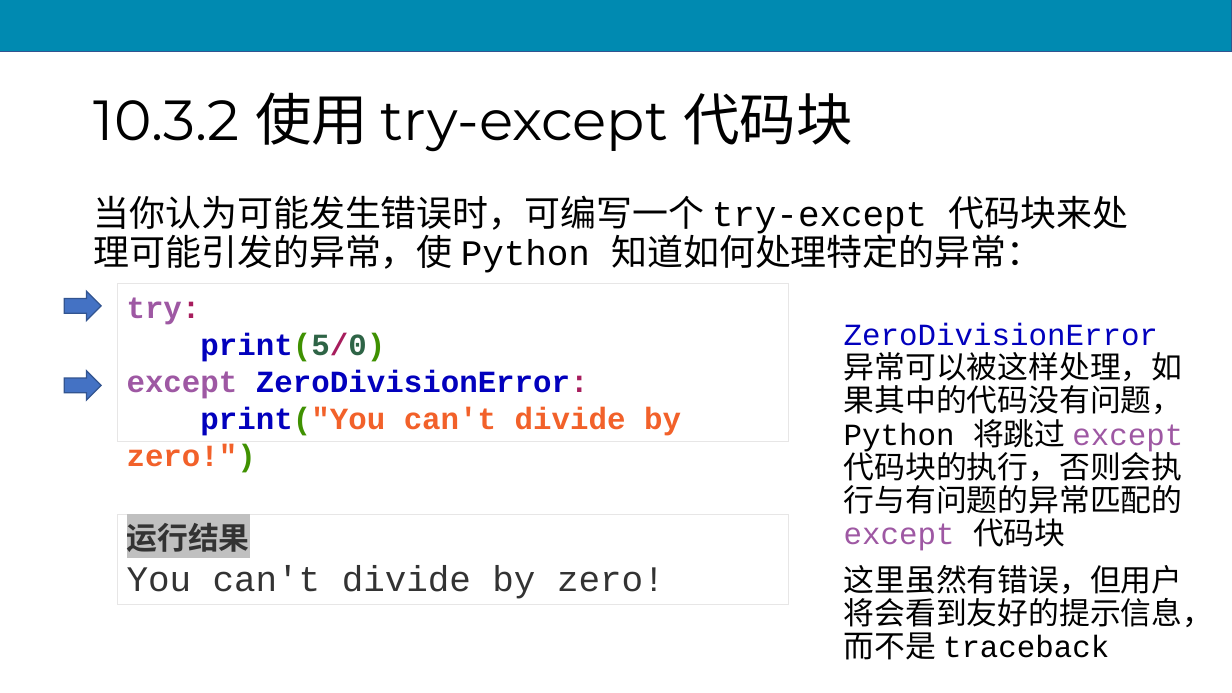
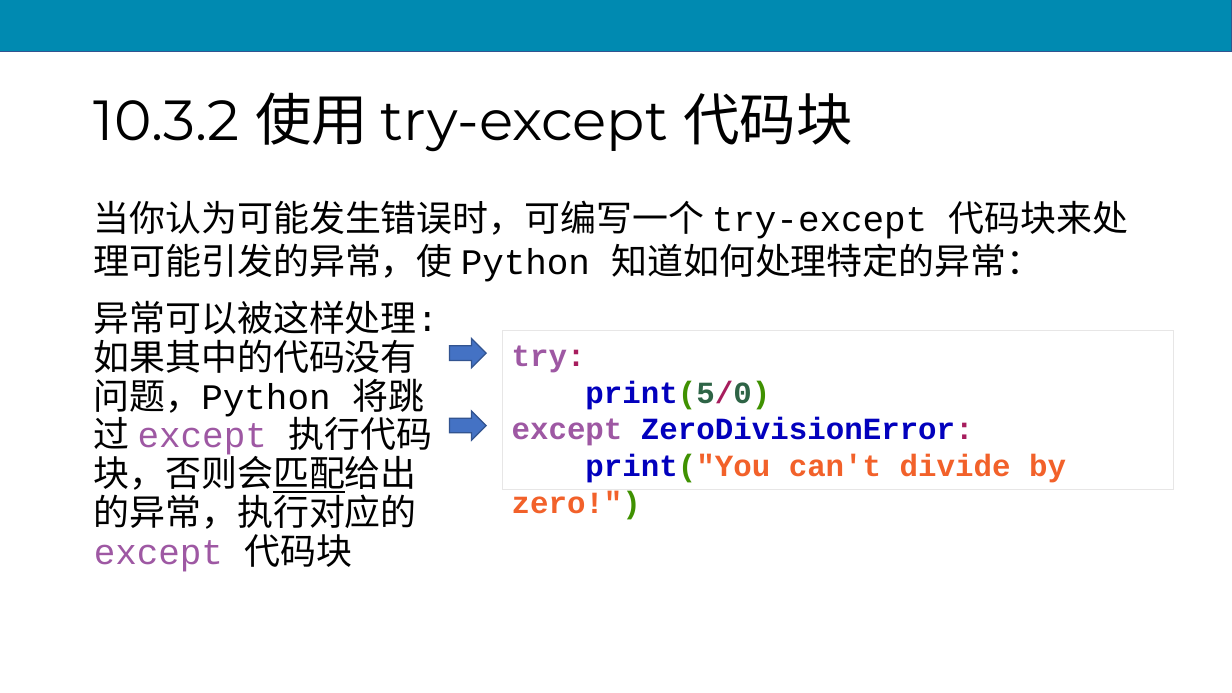
Before and after one commit to scruel/pcc_3e_slides, a slide deck: slide 51 of PPT/python10.pptx (slide 47 before the commit). Drawn at 1232x693 pixels with LibreOffice and Linux fonts; fonts in the diff are those of the drawing. Boxes give left, top, right and bottom in pixels: in the first picture for what was removed or moved away, otherwise in the second. Text is boxed around its words. In the diff, an @@ line names an element or a change of style, - is before the commit and + after.

```diff
--- a/PPT/python10.pptx
+++ b/PPT/python10.pptx
@@ text "当你认为可能发生错误时，可编写一个 try-except 代码块来处理可能引发的异常，使 Python 知道如何处理特定 ..." at [94, 200, 1128, 282]: line spacing 0.9 to 1 @@
@@ text at [94, 300, 438, 572]: text changed; size 24 to 28 pt @@
-ZeroDivisionError 异常可以被这样处理，如果其中的代码没有问题，Python 将跳过 except 代码块的执行，否则会执行与有问题的异常匹配的 except 代码块
-这里虽然有错误，但用户将会看到友好的提示信息，而不是 traceback
+异常可以被这样处理:如果其中的代码没有问题，Python 将跳过 except 执行代码块，否则会匹配给出的异常，执行对应的 except 代码块
@@ right arrow: place and size @@
-right arrow at [65, 291, 102, 321]
+right arrow at [449, 338, 486, 368]
@@ rectangle "try: print(5/0) except ZeroDivisionError: print("You ...": place and size @@
-rectangle "try: print(5/0) except ZeroDivisionError: print("You ..." at [117, 284, 788, 443]
+rectangle "try: print(5/0) except ZeroDivisionError: print("You ..." at [503, 331, 1174, 490]
@@ right arrow: place and size @@
-right arrow at [65, 371, 102, 400]
+right arrow at [449, 411, 486, 441]
@@ rectangle removed at [117, 514, 788, 604] @@
-运行结果
-You can't divide by zero!
```
Also in this commit, not shown: 22 other slides changed, 10 slides added, 11 other files.
